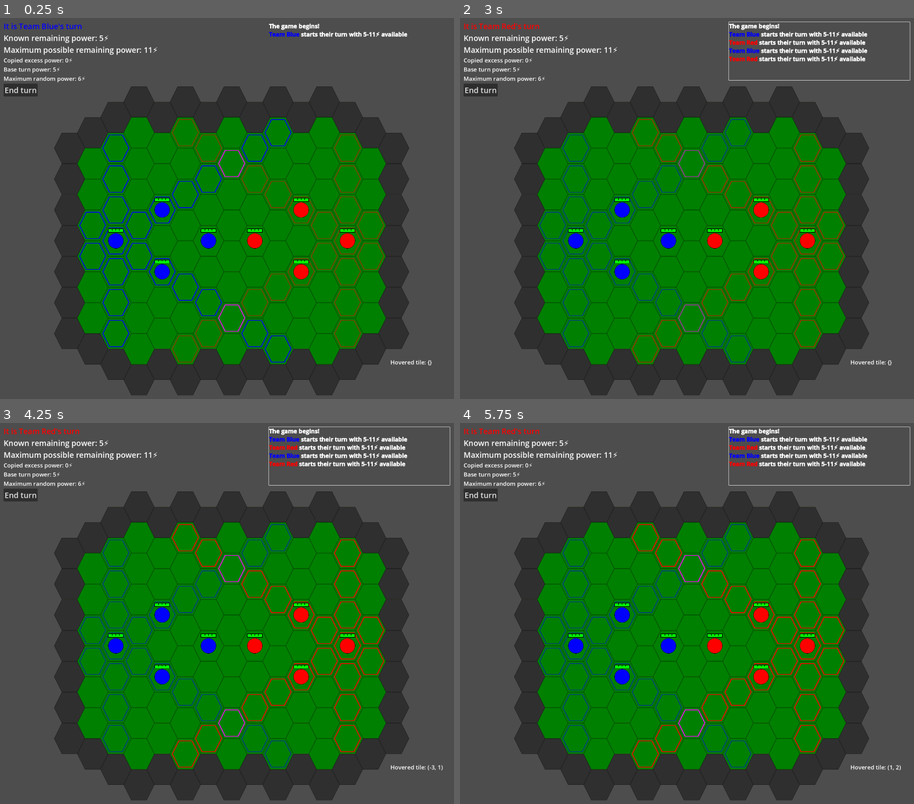
Above: before the commit, frames 1-4 (two rows, left to right).
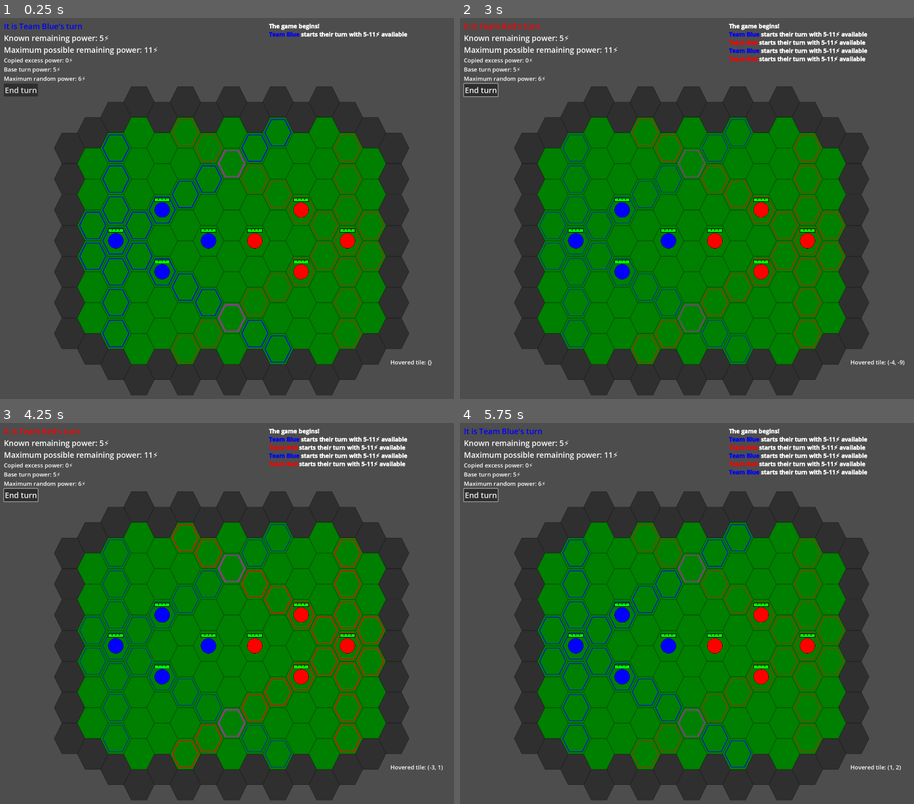
Above: after the commit, the same moments.

Repository: devencire/godot-conduit
Game: Godot game, scene res://scenes/world.tscn
Same seed, same stepped clock (60 frames per second), same inputs: the game is played once before the commit and once after it.
Inputs (mouse positions are in pixels of both pictures, inside the frame that each line leads up to):
- Up to frame 1 (0.25 s): no input
- Up to frame 2 (3 s): click "End turn" at 0.5 s; click "End turn" at 1.25 s; click "End turn" at 2 s; move the mouse to (818, 52) at 2.77 s; click (818, 52) at 2.92 s
- Up to frame 3 (4.25 s): move the mouse to (140, 632) at 3.52 s; click (140, 632) at 3.67 s
- Up to frame 4 (5.75 s): tap Enter at 4.25 s; move the mouse to (736, 529) at 4.27 s; click (736, 529) at 4.42 s; move the mouse to (668, 693) at 5.02 s; click (668, 693) at 5.17 s

The runs differ from the first frame. In frame 1, 0.7% of the frame differs, in the area x 0-35%, y 1-20%; in frame 2, 0.9%; in frame 3, 0.9%; in frame 4, 3.3%, in the area x 0-100%, y 0-91%.

Commit message:
make RoundUI a CanvasLayer

Diff:
--- a/scenes/round_ui.tscn
+++ b/scenes/round_ui.tscn
@@ -14,15 +14,14 @@
 [sub_resource type="LabelSettings" id="LabelSettings_ajpyq"]
 font_size = 24
 
-[node name="TurnStateUI" type="Node2D"]
-position = Vector2(-1, 0)
+[node name="RoundUI" type="CanvasLayer"]
 script = ExtResource("1_7pbux")
 
 [node name="VBoxContainer" type="VBoxContainer" parent="."]
 offset_left = 16.0
 offset_top = 16.0
-offset_right = 659.0
-offset_bottom = 273.0
+offset_right = 1904.0
+offset_bottom = 1584.0
 
 [node name="TeamIndicator" type="Label" parent="VBoxContainer"]
 layout_mode = 2
--- a/scenes/world.tscn
+++ b/scenes/world.tscn
@@ -98,10 +98,9 @@
 unique_name_in_owner = true
 position = Vector2(64, -128)
 
-[node name="RoundUI" parent="Camera" instance=ExtResource("7_p4op4")]
-position = Vector2(-961, -800)
+[node name="RoundUI" parent="." instance=ExtResource("7_p4op4")]
 
-[connection signal="changed" from="RoundRoot/TurnState" to="Camera/RoundUI" method="_on_turn_state_changed"]
+[connection signal="changed" from="RoundRoot/TurnState" to="RoundUI" method="_on_turn_state_changed"]
 [connection signal="new_turn_started" from="RoundRoot/TurnState" to="RoundRoot/ArenaTileMap/Selection" method="_on_turn_state_new_turn_started"]
 [connection signal="new_turn_started" from="RoundRoot/TurnState" to="RoundRoot/ArenaTileMap/PoweredTiles" method="_on_turn_state_new_turn_started"]
 [connection signal="changed" from="RoundRoot/ArenaTileMap/Players" to="RoundRoot/ArenaTileMap" method="_on_players_changed"]
Not shown: 1 places in scenes/round_ui.tscn that only renumber resources
